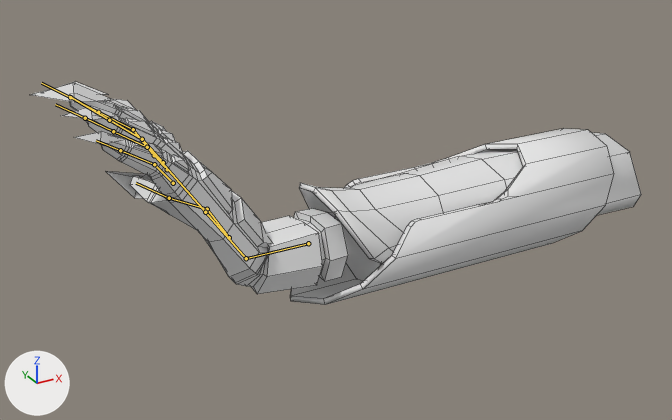
One commit to the FBX model Assets/Art/Player/GrappleArm/GrappleArm.fbx: the scene before it, then after it.
Rendered twice from a 50 mm lens placed at (-6.6, -9.33, 5.04), pointed at (-1.35, 0.22, 0.27). Arrows for +X, +Y and +Z are at lower left; the lights stay in place. The older version comes first. Both versions are drawn at the pose saved in each file; the numbers are the values there. The bones that change, and the others that lie on the model, are drawn over the model as lines. Mesh edges are drawn as thin lines.

Objects in the first picture: 'Arm', 'Cylinder.001'.
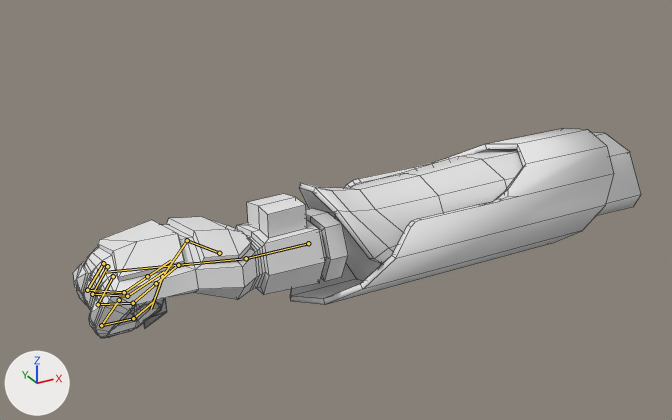
The change in detail:
Bone 'Bone.001' (bone_bone_001) moves from (-0.008, 0.009, 0.235) to (-0.111, 0.09, 0.058).
Bone 'Bone.001' (bone_bone_001) turns from (45, 38, 12) to (10, 2, -1) degrees about its own x, y and z.
Bone 'Bone.002' (bone_bone_002) turns from (-3, -1, -11) to (-45, 39, 3) degrees about its own x, y and z.
Bone 'Bone.003' (bone_bone_003) turns from (-9, -4, -15) to (-44, -8, 15) degrees about its own x, y and z.
Bone 'Bone.004' (bone_bone_004) moves from (1.327, -0.576, -0.105) to (0.119, 0.134, -0.1).
Bone 'Bone.004' (bone_bone_004) turns from (-14, 2, -60) to (-4, 14, 54) degrees about its own x, y and z.
Bone 'Bone.005' (bone_bone_005) turns from (-11, -4, 25) to (-5, 10, 109) degrees about its own x, y and z.
Bone 'Bone.006' (bone_bone_006) turns from (0, 0, 0) to (0, 0, 47) degrees about its own x, y and z.
Bone 'Bone.007' (bone_bone_007) moves from (1.344, -0.574, -0.017) to (0.222, 0.163, -0.019).
Bone 'Bone.007' (bone_bone_007) turns from (-1, -7, -56) to (-6, -2, 58) degrees about its own x, y and z.
Bone 'Bone.008' (bone_bone_008) turns from (0, 0, 17) to (0, 0, 102) degrees about its own x, y and z.
Bone 'Bone.009' (bone_bone_009) turns from (0, 0, 0) to (0, 0, 47) degrees about its own x, y and z.
Bone 'Bone.010' (bone_bone_010) moves from (1.332, -0.553, -0.018) to (0.188, 0.163, -0.019).
Bone 'Bone.010' (bone_bone_010) turns from (5, -7, -56) to (-4, -7, 59) degrees about its own x, y and z.
Bone 'Bone.011' (bone_bone_011) turns from (0, 0, 21) to (0, 0, 106) degrees about its own x, y and z.
Bone 'Bone.012' (bone_bone_012) turns from (0, 0, 0) to (0, 0, 47) degrees about its own x, y and z.
Bone 'Bone.013' (bone_bone_013) moves from (1.283, -0.513, 0.031) to (0.023, 0.189, -0.007).
Bone 'Bone.013' (bone_bone_013) turns from (16, -20, -58) to (-13, -22, 61) degrees about its own x, y and z.
Bone 'Bone.014' (bone_bone_014) turns from (0, 0, 20) to (0, 0, 106) degrees about its own x, y and z.
Bone 'Bone.015' (bone_bone_015) turns from (0, 0, 0) to (0, 0, 47) degrees about its own x, y and z.
Bone 'Bone' (bone_bone) turns from (-1, -7, -56) to (-1, -7, -8) degrees about its own x, y and z.

What differs and where, as boxes [x1, y1, x2, y2] in the pictures (672 x 420 px):
'Cylinder.001', posed (13% narrower, 32% shorter): before [31, 82, 348, 294]; after [73, 194, 348, 338]
bone 'Bone.001', root to tip: before (229, 237) to (207, 209); after (219, 253) to (187, 240)
bone 'Bone.002', root to tip: before (207, 209) to (169, 198); after (187, 240) to (162, 276)
bone 'Bone.003', root to tip: before (169, 198) to (136, 183); after (162, 276) to (151, 309)
bone 'Bone.004', root to tip: before (154, 155) to (133, 129); after (103, 263) to (87, 290)
bone 'Bone.005', root to tip: before (133, 129) to (98, 112); after (87, 290) to (124, 292)
bone 'Bone.006', root to tip: before (98, 112) to (70, 97); after (124, 292) to (147, 276)
bone 'Bone.007', root to tip: before (163, 162) to (142, 139); after (107, 266) to (92, 294)
bone 'Bone.008', root to tip: before (142, 139) to (109, 120); after (92, 294) to (127, 296)
bone 'Bone.009', root to tip: before (109, 120) to (69, 96); after (127, 296) to (164, 271)
bone 'Bone.010', root to tip: before (167, 169) to (147, 147); after (113, 276) to (98, 304)
bone 'Bone.011', root to tip: before (147, 147) to (113, 131); after (98, 304) to (133, 303)
bone 'Bone.012', root to tip: before (113, 131) to (85, 118); after (133, 303) to (156, 283)
bone 'Bone.013', root to tip: before (173, 183) to (154, 164); after (119, 300) to (101, 325)
bone 'Bone.014', root to tip: before (154, 164) to (120, 150); after (101, 325) to (133, 318)
bone 'Bone.015', root to tip: before (120, 150) to (96, 140); after (133, 318) to (153, 301)
bone 'Bone', root to tip: before (246, 258) to (205, 212); after (246, 258) to (178, 265)
